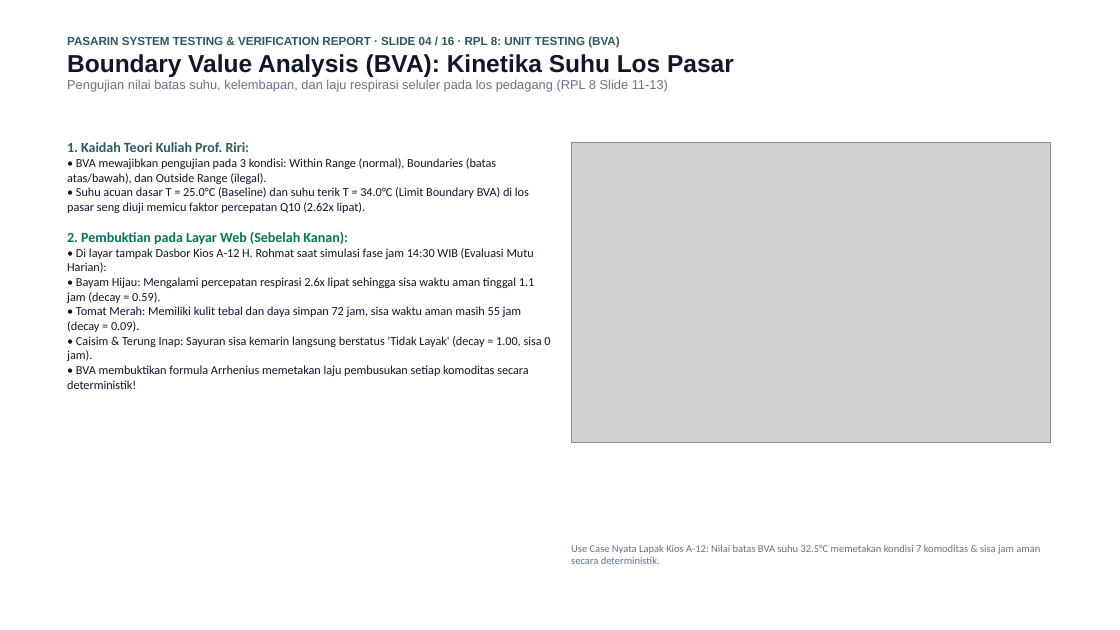
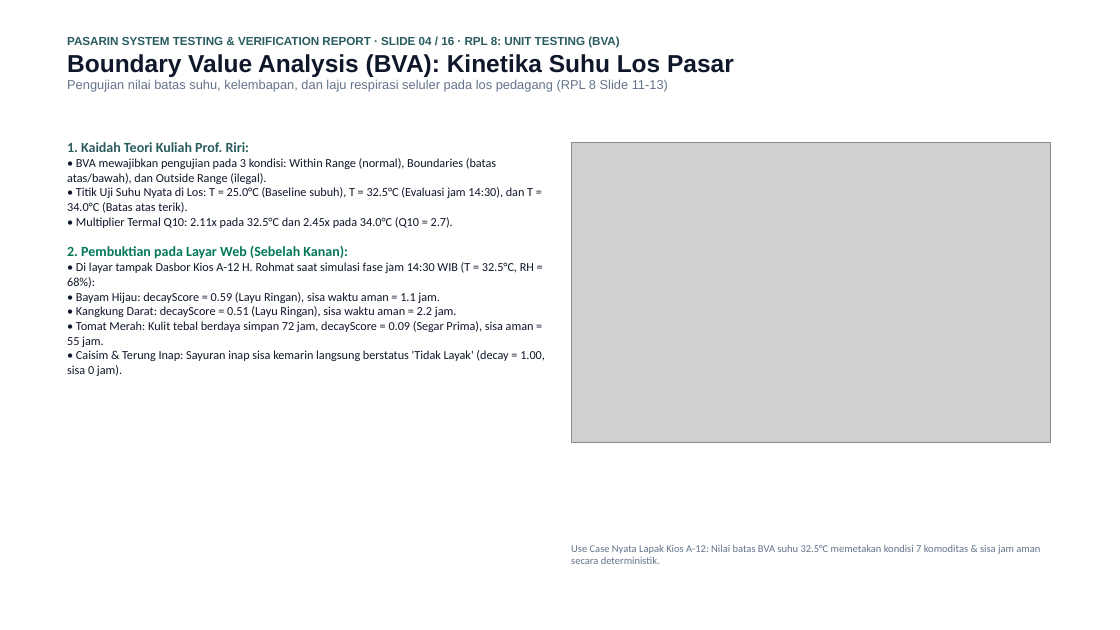
Before and after one commit to mrshlaf/pasarin, a slide deck: slide 4 of LAPORAN_PENGUJIAN_DAN_VERIFIKASI_SISTEM_PASARIN.pptx. Drawn at 1120x630 pixels with LibreOffice and Linux fonts; fonts in the diff are those of the drawing; grey boxes stand for pictures. Boxes give left, top, right and bottom in pixels: in the first picture for what was removed or moved away, otherwise in the second. Text is boxed around its words. In the diff, an @@ line names an element or a change of style, - is before the commit and + after.

```diff
--- a/LAPORAN_PENGUJIAN_DAN_VERIFIKASI_SISTEM_PASARIN.pptx
+++ b/LAPORAN_PENGUJIAN_DAN_VERIFIKASI_SISTEM_PASARIN.pptx
@@ text at [67, 158, 533, 228]: text changed @@
-• BVA mewajibkan pengujian pada 3 kondisi: Within Range (normal), Boundaries (batas atas/bawah), dan Outside Range (ilegal).
-• Suhu acuan dasar T = 25.0°C (Baseline) dan suhu terik T = 34.0°C (Limit Boundary BVA) di los pasar seng diuji memicu faktor percepatan Q10 (2.62x lipat).
+• BVA mewajibkan pengujian pada 3 kondisi: Within Range (normal), Boundaries (batas atas/bawah), dan Outside Range (ilegal).
+• Titik Uji Suhu Nyata di Los: T = 25.0°C (Baseline subuh), T = 32.5°C (Evaluasi jam 14:30), dan T = 34.0°C (Batas atas terik).
+• Multiplier Termal Q10: 2.11x pada 32.5°C dan 2.45x pada 34.0°C (Q10 = 2.7).
@@ text at [67, 262, 545, 376]: text changed @@
-• Di layar tampak Dasbor Kios A-12 H. Rohmat saat simulasi fase jam 14:30 WIB (Evaluasi Mutu Harian):
-• Bayam Hijau: Mengalami percepatan respirasi 2.6x lipat sehingga sisa waktu aman tinggal 1.1 jam (decay = 0.59).
-• Tomat Merah: Memiliki kulit tebal dan daya simpan 72 jam, sisa waktu aman masih 55 jam (decay = 0.09).
-• Caisim & Terung Inap: Sayuran sisa kemarin langsung berstatus 'Tidak Layak' (decay = 1.00, sisa 0 jam).
-• BVA membuktikan formula Arrhenius memetakan laju pembusukan setiap komoditas secara deterministik!
+• Di layar tampak Dasbor Kios A-12 H. Rohmat saat simulasi fase jam 14:30 WIB (T = 32.5°C, RH = 68%):
+• Bayam Hijau: decayScore = 0.59 (Layu Ringan), sisa waktu aman = 1.1 jam.
+• Kangkung Darat: decayScore = 0.51 (Layu Ringan), sisa waktu aman = 2.2 jam.
+• Tomat Merah: Kulit tebal berdaya simpan 72 jam, decayScore = 0.09 (Segar Prima), sisa aman = 55 jam.
+• Caisim & Terung Inap: Sayuran inap sisa kemarin langsung berstatus 'Tidak Layak' (decay = 1.00, sisa 0 jam).
```
Also in this commit, not shown: 10 other slides changed, 2 other files.
